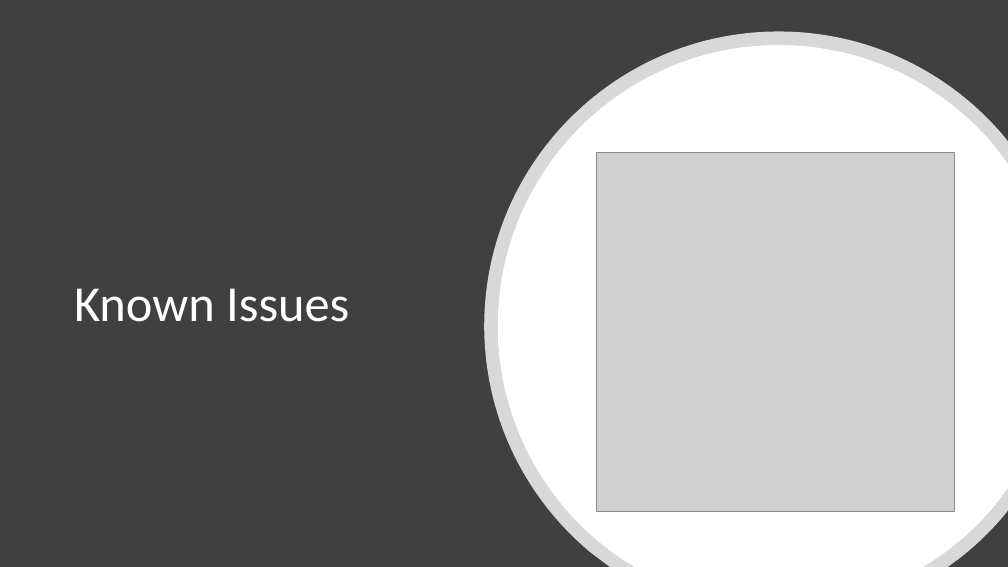
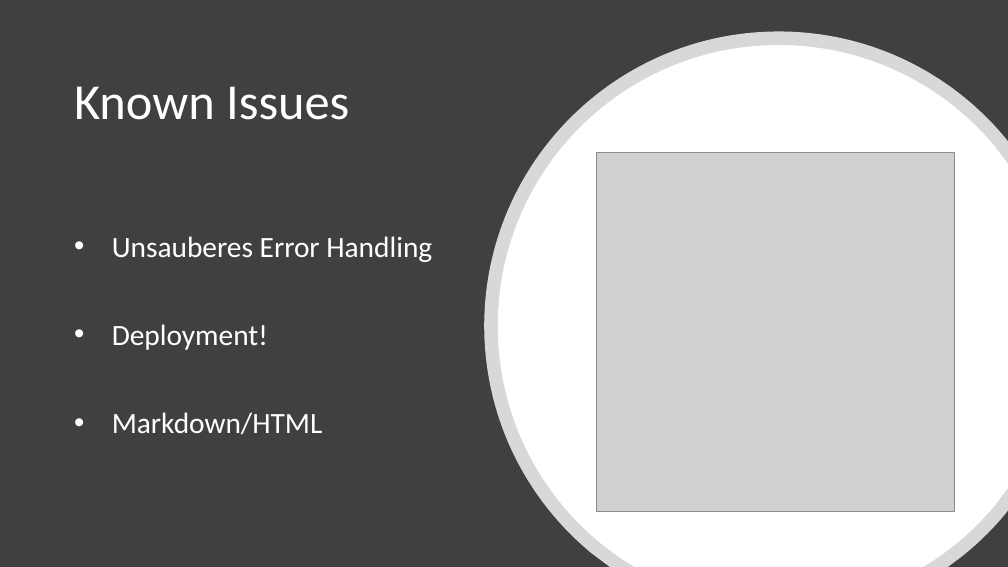
Before and after one commit to kjubie/coderunner, a slide deck: slide 7 of FHTW CodeRunner.pptx. Drawn at 1008x567 pixels with LibreOffice and Linux fonts; fonts in the diff are those of the drawing; grey boxes stand for pictures. Boxes give left, top, right and bottom in pixels: in the first picture for what was removed or moved away, otherwise in the second. Text is boxed around its words. In the diff, an @@ line names an element or a change of style, - is before the commit and + after.

```diff
--- a/FHTW CodeRunner.pptx
+++ b/FHTW CodeRunner.pptx
@@ title "Known Issues": place and size @@
-title "Known Issues" at (74, 288, 349, 322)
+title "Known Issues" at (74, 86, 349, 120)
@@ text added at (112, 236, 432, 435), 28 pt, text #FFFFFF @@
+• Unsauberes Error Handling
+• Deployment!
+• Markdown/HTML
```
Also in this commit, not shown: 1 other file.
